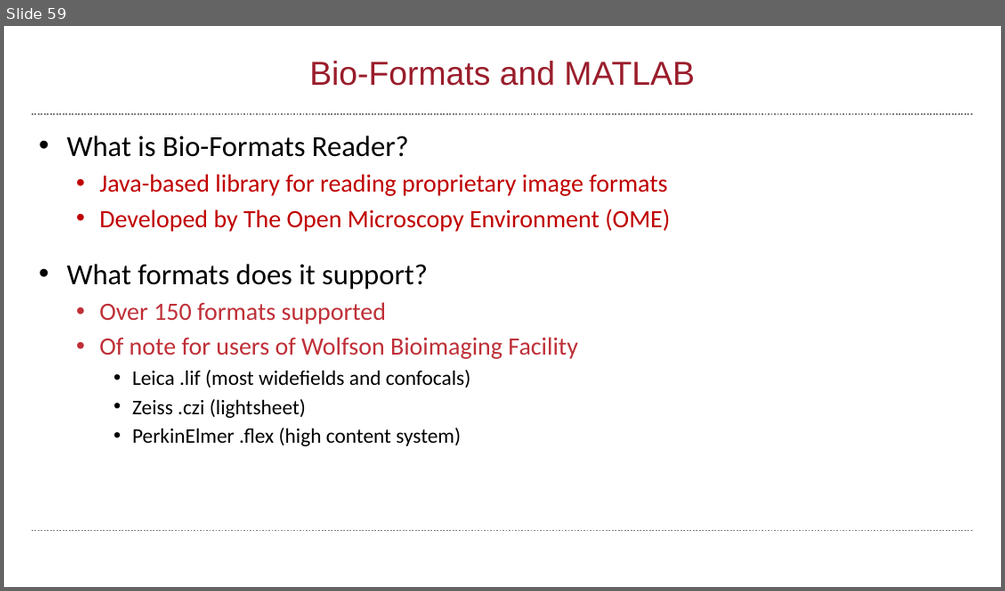
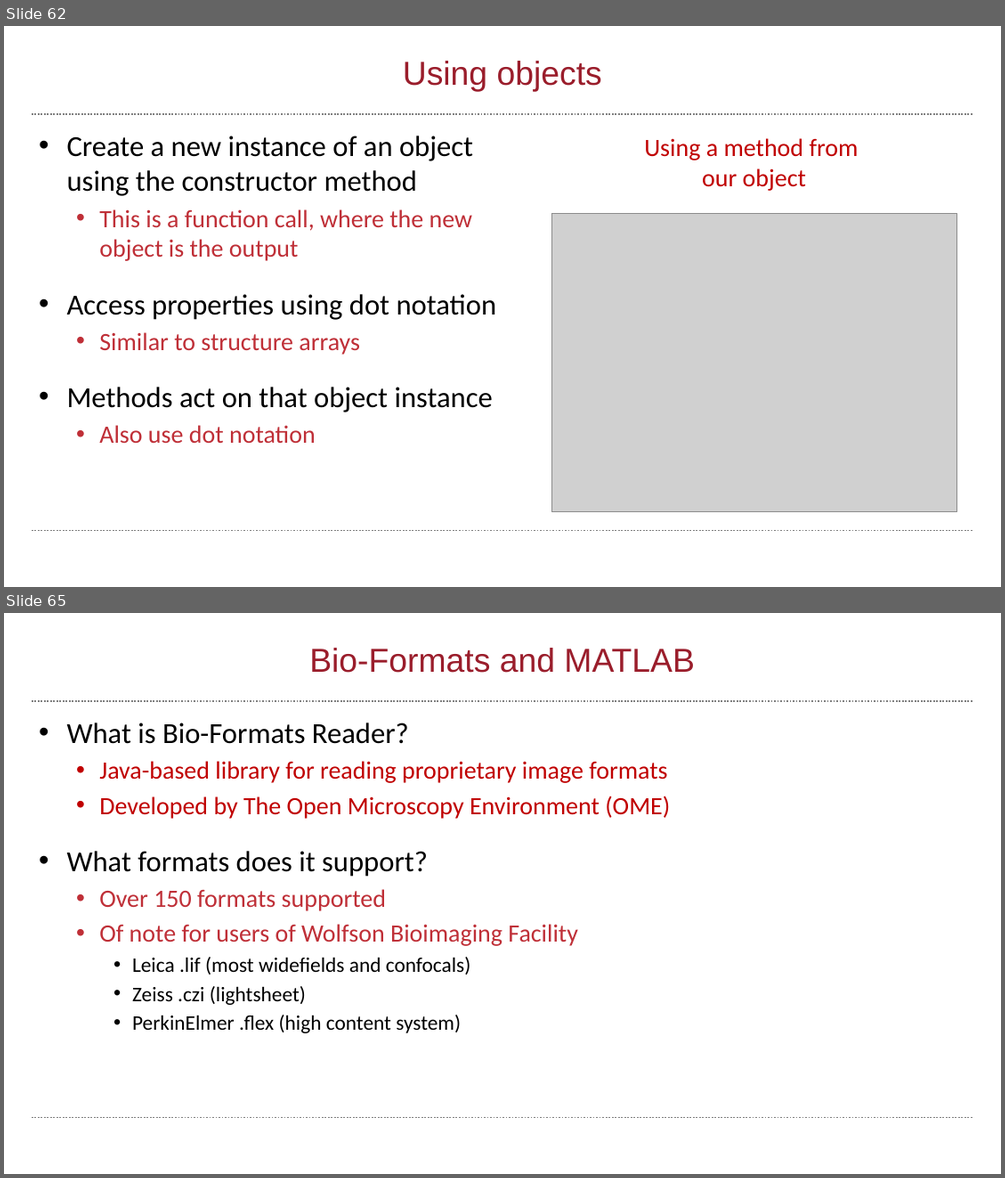
Before and after one commit to wbif-bristol/MATLAB-course, a slide deck: Session 3 - Advanced data structures/MATLAB Session 3.pptx. Shown one above the other, each under a label of ours: slide 59 before the commit, slides 62 and 65 after it; the slides between them are not shown. The pictures are 1005x591 and 1005x1178 pixels, drawn with LibreOffice and Linux fonts; fonts in the diff are those of the drawing; grey boxes stand for pictures; background and template pictures are left out. Boxes give left, top, right and bottom in pixels: in the first picture for what was removed or moved away, otherwise in the second. Text is boxed around its words. In the diff, an @@ line names an element or a change of style, - is before the commit and + after.

```diff
--- a/Session 3 - Advanced data structures/MATLAB Session 3.pptx
+++ b/Session 3 - Advanced data structures/MATLAB Session 3.pptx
@@ slide 62 added at (4,26,1001,587), background #FFFFFF; not listed: 2 template elements that a slide beside it also shows @@
@@ title added at (403,61,602,92), 32 pt, text #9A1D2B @@
+Using objects
@@ text added at (67,135,497,443), 28 pt, text #000000 @@
+• Create a new instance of an object using the constructor method
+  • This is a function call, where the new object is the output
+• Access properties using dot notation
+  • Similar to structure arrays
+• Methods act on that object instance
+  • Also use dot notation
@@ text added at (644,138,858,191), 24 pt, text #C00000 @@
+Using a method from
+our object
@@ picture added at (551,214,956,512) @@
@@ what was slide 59 is now slide 65 @@
```
Also in this commit, not shown: 16 slides changed, 5 other slides added, 2 other files.
